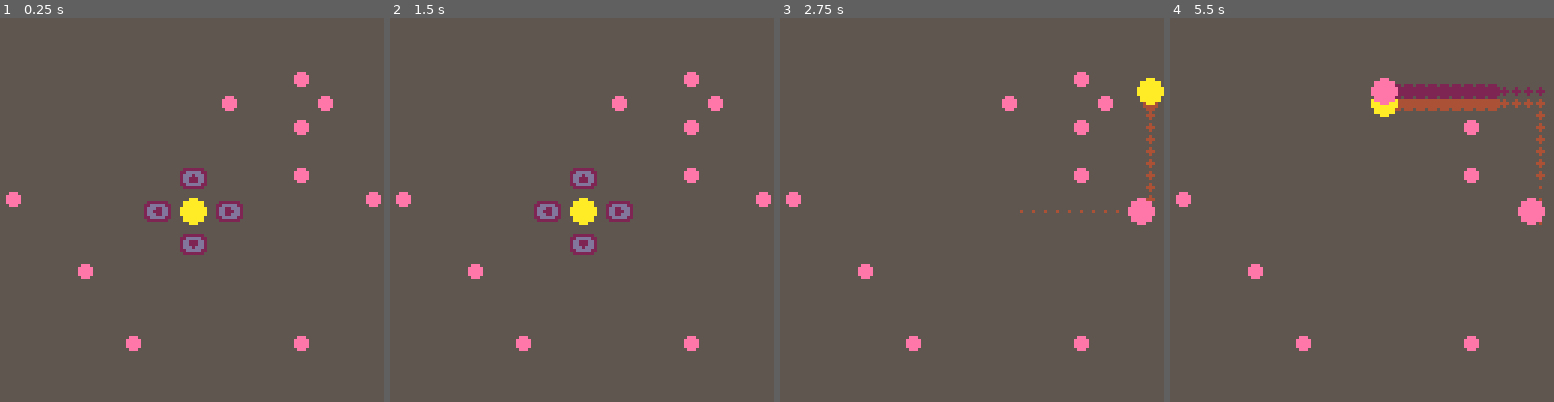
Above: before the commit, frames 1-4 (left to right).
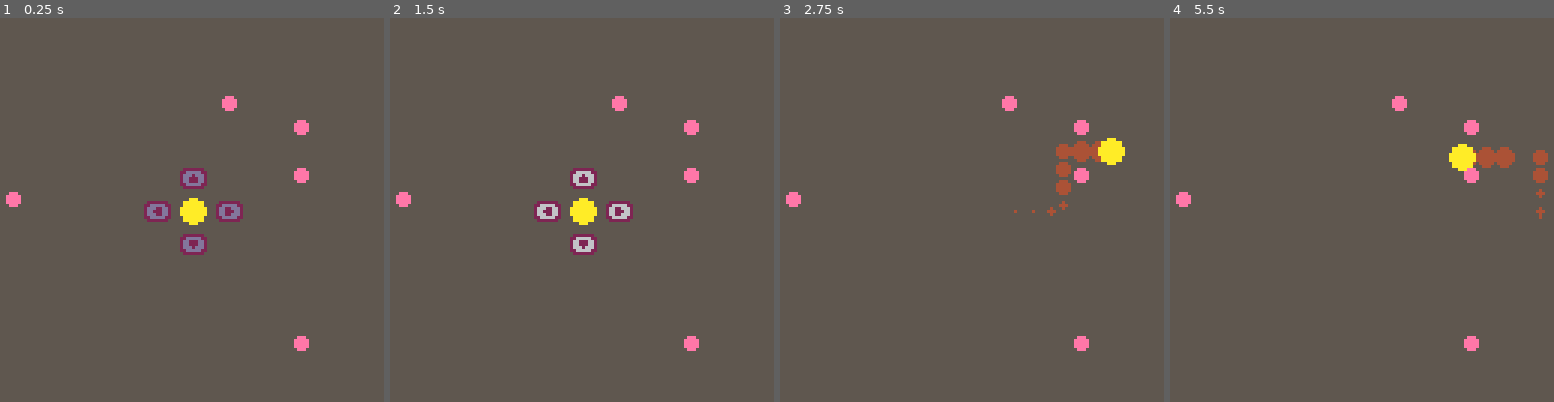
Above: after the commit, the same moments.

Repository: beetrootpaul/avoid-your-past
Game: PICO-8 cartridge living-in-the-past.p8
Same seed, same stepped clock (60 frames per second), same inputs: the game is played once before the commit and once after it.
Inputs:
- Up to frame 1 (0.25 s): no input
- Up to frame 2 (1.5 s): tap X (X key) at 0.33, 1.07 s; tap O (Z key) at 0.7 s
- Up to frame 3 (2.75 s): hold Right 1.6-2.1 s; tap O (Z key) at 1.7, 2.1, 2.5 s; tap X (X key) at 1.85 s; hold Up 2.15-2.42 s; hold Right from 2.47 s (still down)
- Up to frame 4 (5.5 s): tap O (Z key) every 0.4 s from 2.9 to 5.3 s; tap X (X key) at 2.97, 4.08, 5.2 s; release Right at 3.03 s; hold Left 3.08-3.58 s; hold Down 3.63-3.97 s; hold Right 4.02-4.68 s; hold Up 4.73-5.03 s; hold Left from 5.08 s (still down)

The runs differ from the first frame. In frame 1, 0.6% of the frame differs, in the area x 20-100%, y 14-87%; in frame 2, 1.2%; in frame 3, 2.8%; in frame 4, 4.3%, in the area x 20-99%, y 15-87%.

Commit message:
adjustments

Diff:
--- a/src/main.lua
+++ b/src/main.lua
@@ -7,7 +7,7 @@
 })
 
 local level = new_level({
-    number_of_memory_triggers = 10
+    number_of_memory_triggers = 5
 })
 
 local memory_chain = new_memory_chain()
@@ -58,18 +58,22 @@
         collision_circle_r = player.r,
         on_memory_trigger = add_memory
     })
-    add(trail_particles, new_trail_particle({
-        x = player.x,
-        y = player.y,
-        color = u.colors.brown
-    }))
+    if u.boolean_changing_every_nth_second(1/20) then
+        add(trail_particles, new_trail_particle({
+            x = player.x,
+            y = player.y,
+            color = u.colors.brown
+        }))
+    end
     player.move()
     memory_chain.for_each_memory_in_order(player, function(memory)
-        add(trail_particles, new_trail_particle({
-            x = memory.x,
-            y = memory.y,
-            color = u.colors.purple
-        }))
+        if u.boolean_changing_every_nth_second(1/20) then
+            add(trail_particles, new_trail_particle({
+                x = memory.x,
+                y = memory.y,
+                color = u.colors.purple
+            }))
+        end
         memory.follow_origin()
     end)
     for i = 1, #trail_particles do
@@ -97,10 +101,10 @@
 
     if game_state == "start" then
         local margin = 3
-        local time_dependent_boolean = ceil(sin(time() * 1.5) / 2) == 1
+        local time_dependent_boolean = u.boolean_changing_every_nth_second(0.5)
         local glyph_color = time_dependent_boolean and u.colors.light_grey or u.colors.violet_grey
         u.print_with_outline("⬅️", player.x - player.r - margin - 8, player.y - 2, glyph_color, u.colors.purple)
-        u.print_with_outline("➡️", player.x + player.r + margin + 2 , player.y - 2, glyph_color, u.colors.purple)
+        u.print_with_outline("➡️", player.x + player.r + margin + 2, player.y - 2, glyph_color, u.colors.purple)
         u.print_with_outline("⬆️", player.x - 3, player.y - player.r - margin - 6, glyph_color, u.colors.purple)
         u.print_with_outline("⬇️", player.x - 3, player.y + player.r + margin + 2, glyph_color, u.colors.purple)
     end
--- a/src/memory.lua
+++ b/src/memory.lua
@@ -7,7 +7,7 @@
         r = origin.r,
     }
 
-    local delay = 60
+    local delay = 30
     local origin_state_buffer = {}
     local origin_state_buffer_index = 0
 
--- a/src/player.lua
+++ b/src/player.lua
@@ -5,7 +5,7 @@
         r = 4,
     }
 
-    local default_speed = 4
+    local default_speed = 2
     local dx = default_speed
     local dy = 0
 
--- a/src/trail_particle.lua
+++ b/src/trail_particle.lua
@@ -4,6 +4,7 @@
     local color = params.color
 
     local max_ttl = 30
+    local max_r = 4
 
     local to = {
         ttl = max_ttl
@@ -16,7 +17,7 @@
     end
 
     to.draw = function()
-        local r = (to.ttl / max_ttl) * 3
+        local r = (to.ttl / max_ttl) * max_r
         circfill(x, y, r, color)
     end
 
--- a/src/utils.lua
+++ b/src/utils.lua
@@ -11,6 +11,10 @@
             o = 4,
             x = 5,
         },
+
+        boolean_changing_every_nth_second = function(n)
+            return ceil(sin(time() * 0.5/n) / 2) == 1
+        end,
 
         colors = {
             black = 0,
